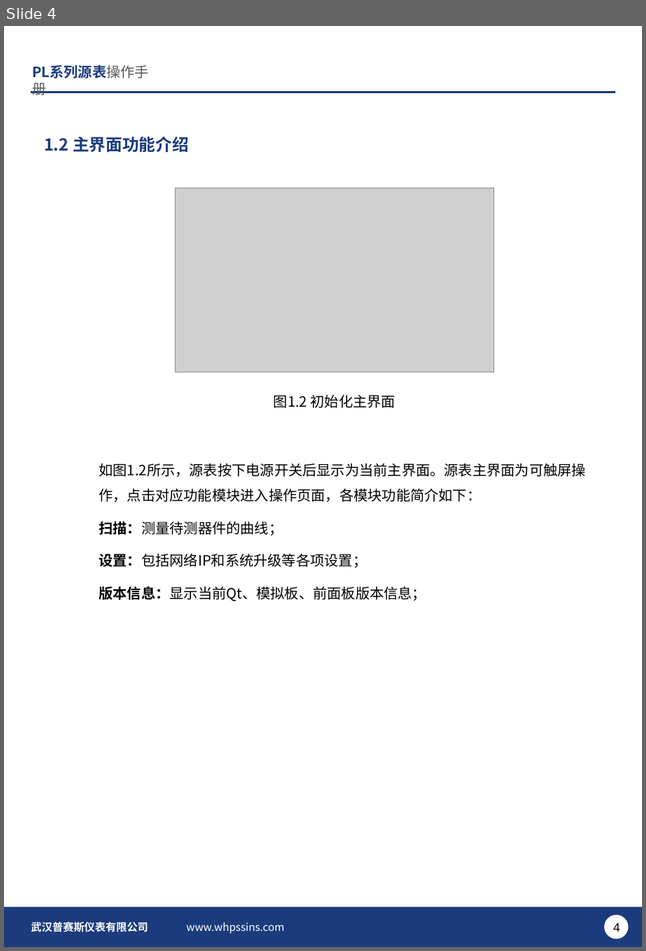
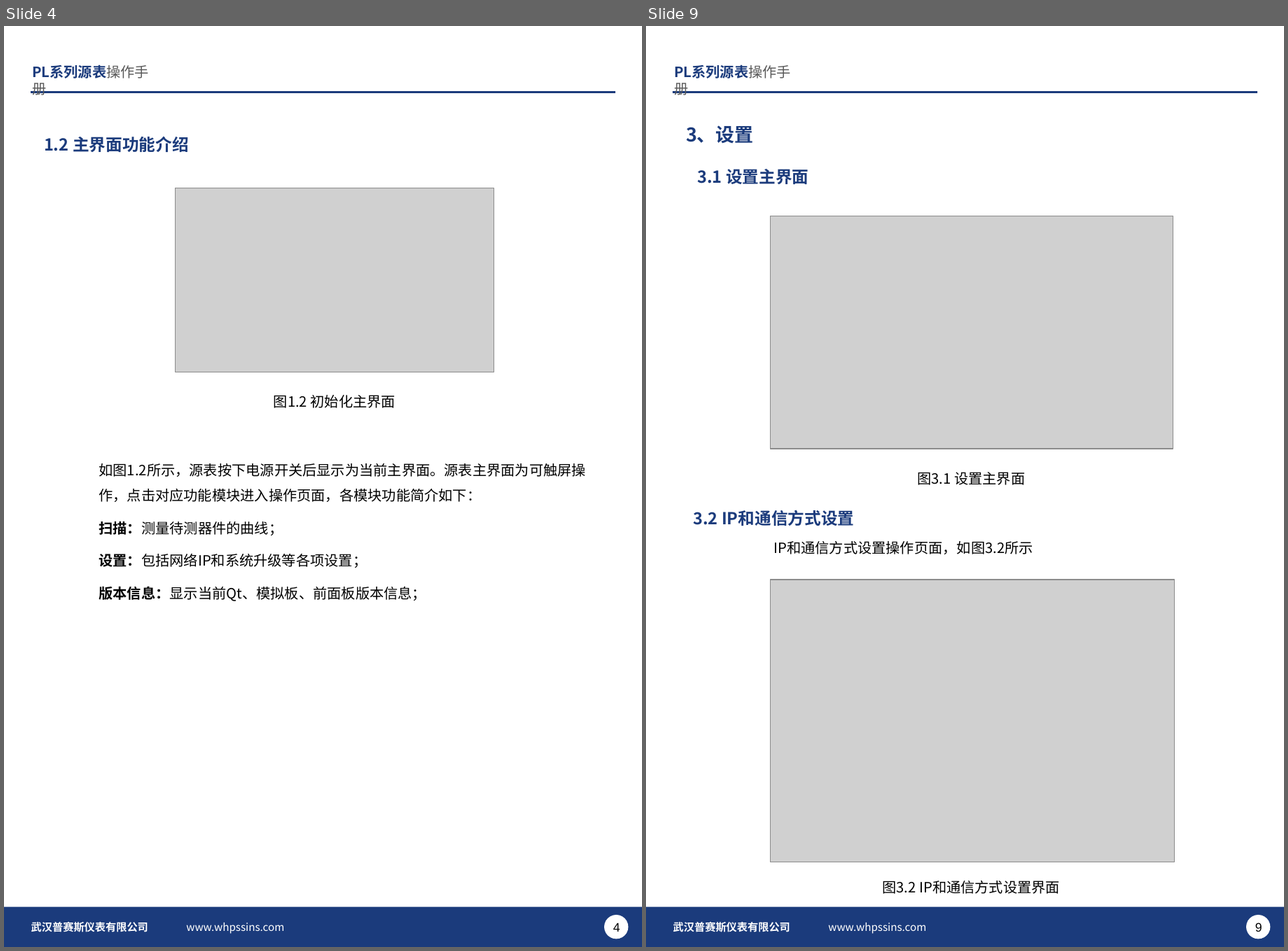
Before and after one commit to PathZW/Pss, a slide deck: 产品手册/PLx00/PL系列源表操作手册v1.0.1.pptx. Shown side by side, each under a label of ours: slide 4 before the commit, slides 4 and 9 after it; the slides between them are not shown. The pictures are 646x951 and 1288x951 pixels, drawn with LibreOffice and Linux fonts; fonts in the diff are those of the drawing; grey boxes stand for pictures; background and template pictures are left out. Boxes give left, top, right and bottom in pixels: in the first picture for what was removed or moved away, otherwise in the second. Text is boxed around its words. In the diff, an @@ line names an element or a change of style, - is before the commit and + after.

Commit message:
修改plx00操作手册；上传操作手册的pdf文档

```diff
--- a/产品手册/PLx00/PL系列源表操作手册v1.0.1.pptx
+++ b/产品手册/PLx00/PL系列源表操作手册v1.0.1.pptx
@@ slide 9 added at [646,26,1284,947], background #FFFFFF; not listed: 6 template elements that a slide beside it also shows @@
@@ text added at [686,125,754,144], 16 pt, text #1B3B7C, bold @@
+3、设置
@@ text added at [697,169,808,184], 14 pt, text #1B3B7C, bold @@
+3.1 设置主界面
@@ picture added at [770,216,1172,449] @@
@@ text added at [917,472,1025,485], 12 pt, text #000000 @@
+图3.1 设置主界面
@@ text added at [693,510,854,526], 14 pt, text #1B3B7C, bold @@
+3.2 IP和通信方式设置
@@ text added at [773,541,1033,554], 12 pt, text #000000 @@
+IP和通信方式设置操作页面，如图3.2所示
@@ picture added at [770,580,1174,862] @@
@@ text added at [882,881,1060,894], 12 pt, text #000000 @@
+图3.2 IP和通信方式设置界面
@@ page number added at [1255,923,1262,932], 10.5 pt, text #000000 @@
+9
```
Also in this commit, not shown: 5 slides changed, 4 other slides added, 1 slide removed, 1 other file.
